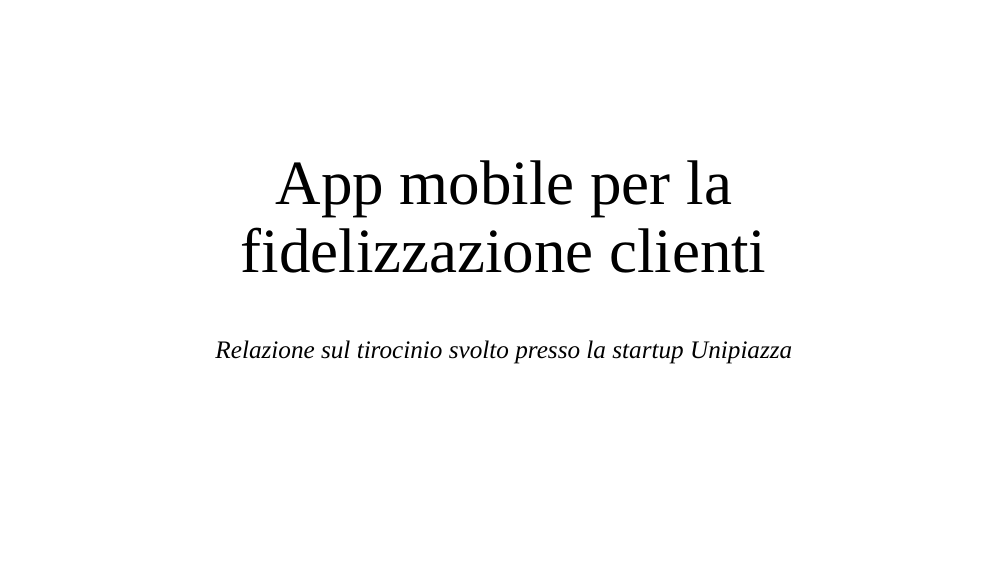
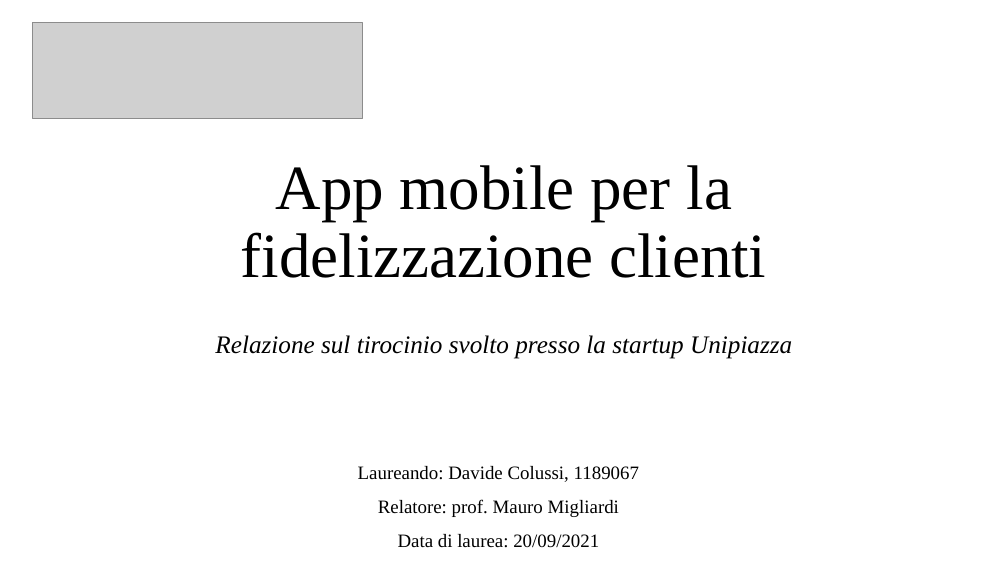
Before and after one commit to davidecolussi/Tesi, a slide deck: slide 1 of presentazione/Colussi_Davide_Presentazione.pptx. Drawn at 1008x567 pixels with LibreOffice and Linux fonts; fonts in the diff are those of the drawing; grey boxes stand for pictures. Boxes give left, top, right and bottom in pixels: in the first picture for what was removed or moved away, otherwise in the second. Text is boxed around its words. In the diff, an @@ line names an element or a change of style, - is before the commit and + after.

Commit message:
update ppt

```diff
--- a/presentazione/Colussi_Davide_Presentazione.pptx
+++ b/presentazione/Colussi_Davide_Presentazione.pptx
@@ picture added at <box>33,23,361,118</box> @@
@@ title "App mobile per la fidelizzazione ...": place and size @@
-title "App mobile per la fidelizzazione ..." at <box>241,160,766,273</box>
+title "App mobile per la fidelizzazione ..." at <box>241,165,766,278</box>
@@ subtitle "Relazione sul tirocinio svolto presso ...": place and size @@
-subtitle "Relazione sul tirocinio svolto presso ..." at <box>215,340,792,364</box>
+subtitle "Relazione sul tirocinio svolto presso ..." at <box>215,335,792,359</box>
@@ text added at <box>358,466,639,548</box>, 18 pt, text #000000 @@
+Laureando: Davide Colussi, 1189067
+Relatore: prof. Mauro Migliardi
+Data di laurea: 20/09/2021
```
Also in this commit, not shown: 5 other slides changed, 4 slides added, 5 slides removed.
